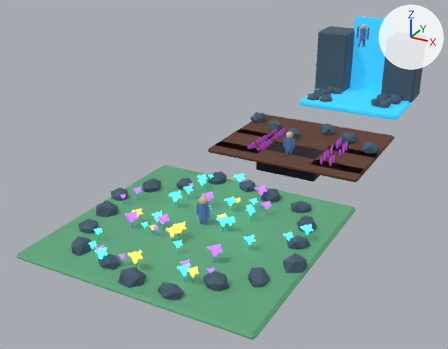
Renders of the Blender file assets/models/source_blend/intro_cinematic.blend from each side of a commit.
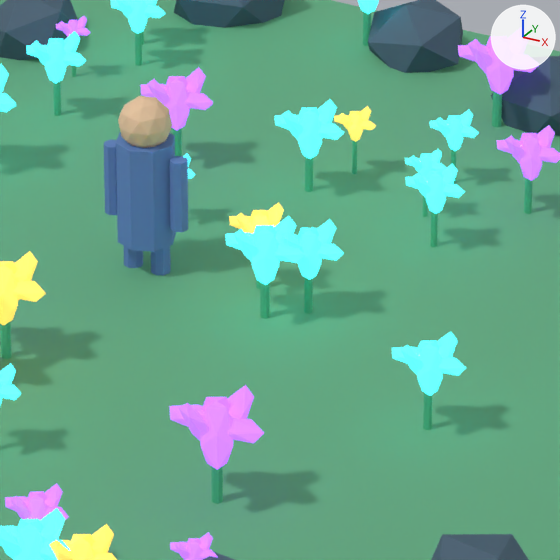
The first picture shows the older version from a camera (50 mm lens) standing at (19.7, -32.1, 20.5) and looking at (-4.3, 11.4, -1.3). The close-ups show the older and then the newer version on the part from 40% to 61% of the width and 52% to 78% of the height of that picture. Only the edits that show in the close-ups are written down. Arrows for +X, +Y and +Z are at upper right; the lights stay in place.

Names of what the first close-up shows: 'FlowerPetal_25_5', 'FlowerPetal_40_5', 'FlowerPetal_41_5', 'Flower_Alchemist_Arm_-1.0', 'Flower_Alchemist_Arm_1.0', 'Flower_Alchemist_Body', 'Flower_Alchemist_Head', 'Flower_Alchemist_Leg_-1.0', 'Flower_Alchemist_Leg_1.0', 'Flower_Glade_Ground', 'GladeRock_16', 'GladeRock_3', 'GladeRock_4', 'GladeRock_5', 'GladeRock_6' and 138 more.
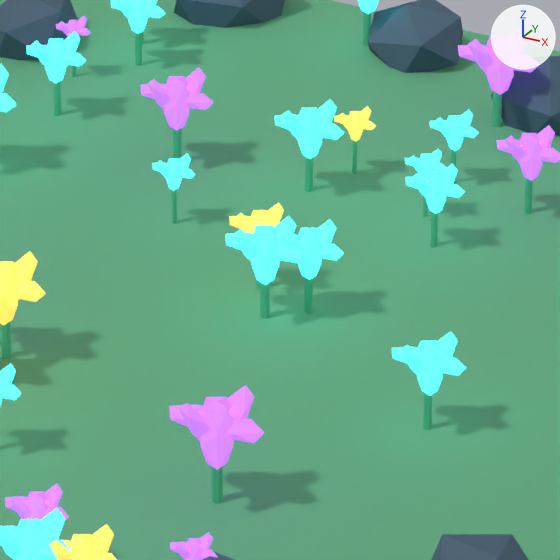
Changed parts and their boxes [x1, y1, x2, y2] in the close-ups (560 x 560 px):
'Flower_Alchemist_Body', deleted (blue): before [116, 132, 176, 252]
'Flower_Alchemist_Head', deleted (beige): before [118, 96, 172, 148]
'Flower_Alchemist_Arm_1.0', deleted (blue): before [170, 156, 188, 232]
'Flower_Alchemist_Arm_-1.0', deleted (blue): before [104, 140, 117, 215]
'Flower_Alchemist_Leg_1.0', deleted (blue): before [151, 246, 171, 276]
'Flower_Alchemist_Leg_-1.0', deleted: before [124, 246, 143, 268]

Edits to the bpy script that builds the scene:
```text
Remove ob_flower_alchemist_body:
    ob_flower_alchemist_body = bpy.data.objects.new('Flower_Alchemist_Body', me_cilindro_046)
    ob_flower_alchemist_body.location = (0.0, 0.75, 1.0)
Remove ob_flower_alchemist_head:
    ob_flower_alchemist_head = bpy.data.objects.new('Flower_Alchemist_Head', me_esfera_icosaédrica_368)
    ob_flower_alchemist_head.location = (0.0, 0.75, 1.83)
Remove ob_flower_alchemist_arm__1_0:
    ob_flower_alchemist_arm__1_0 = bpy.data.objects.new('Flower_Alchemist_Arm_-1.0', me_cilindro_047)
    ob_flower_alchemist_arm__1_0.location = (-0.43, 0.75, 1.04)
Remove ob_flower_alchemist_leg__1_0:
    ob_flower_alchemist_leg__1_0 = bpy.data.objects.new('Flower_Alchemist_Leg_-1.0', me_cilindro_048)
    ob_flower_alchemist_leg__1_0.location = (-0.18, 0.75, 0.22)
Remove ob_flower_alchemist_arm_1_0:
    ob_flower_alchemist_arm_1_0 = bpy.data.objects.new('Flower_Alchemist_Arm_1.0', me_cilindro_049)
    ob_flower_alchemist_arm_1_0.location = (0.43, 0.75, 1.04)
Remove ob_flower_alchemist_leg_1_0:
    ob_flower_alchemist_leg_1_0 = bpy.data.objects.new('Flower_Alchemist_Leg_1.0', me_cilindro_050)
    ob_flower_alchemist_leg_1_0.location = (0.18, 0.75, 0.22)
```
